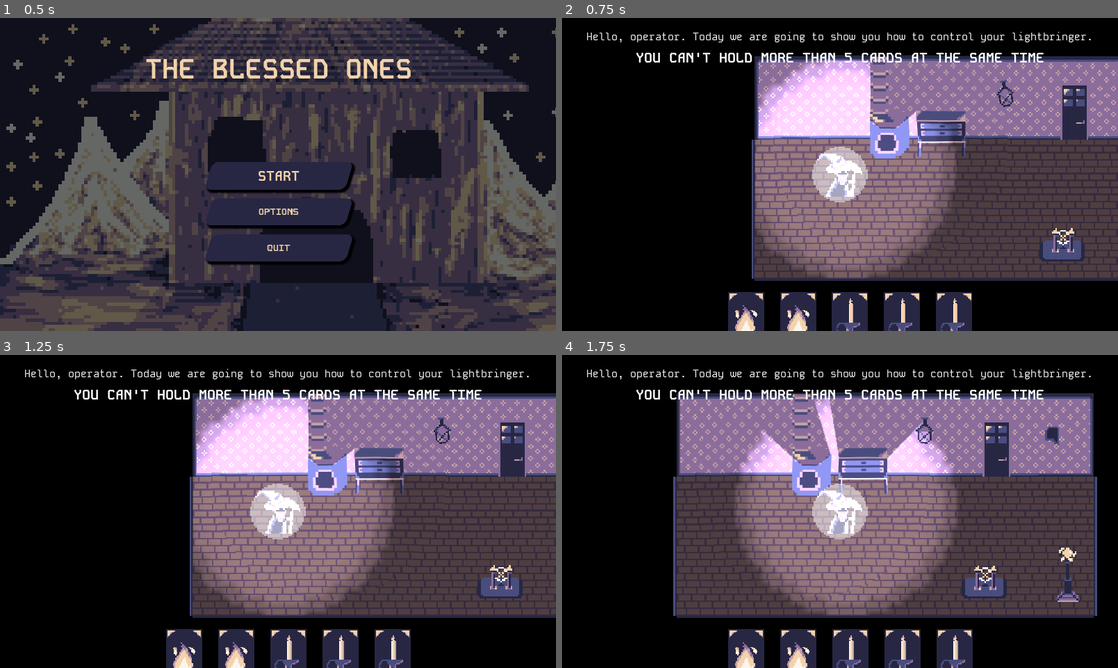
Above: before the commit, frames 1-4 (two rows, left to right).
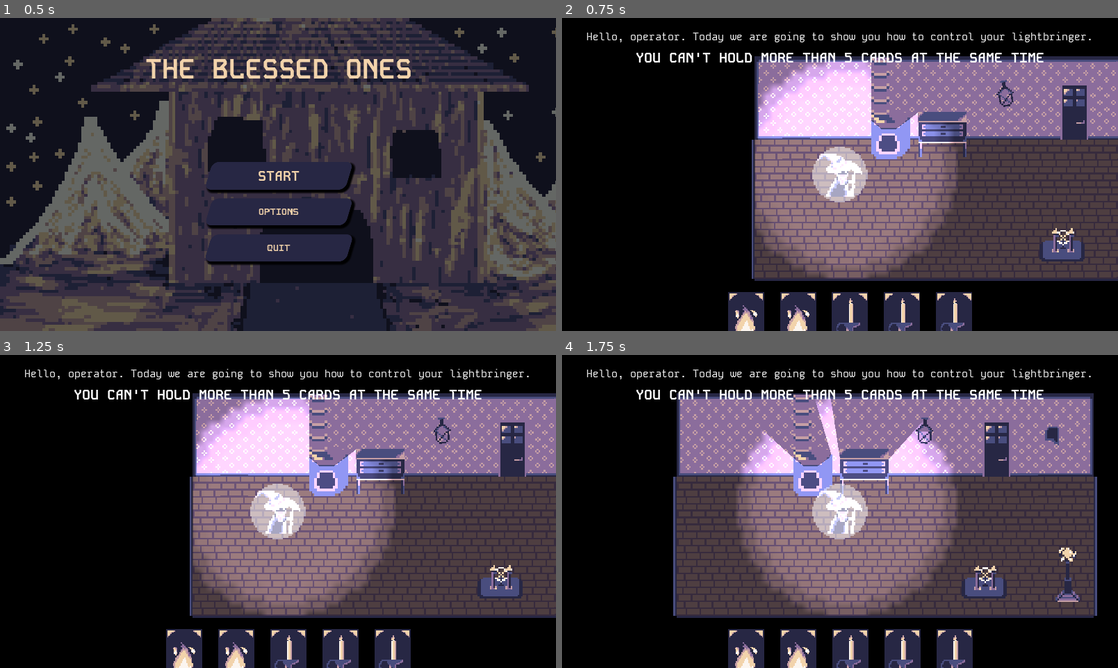
Above: after the commit, the same moments.

Repository: Salach-Malejkum/pirate-software
Game: Godot game, scene res://Scenes/main_menu.tscn
Same seed, same stepped clock (60 frames per second), same inputs: the game is played once before the commit and once after it.
Inputs (mouse positions are in pixels of both pictures, inside the frame that each line leads up to):
- Up to frame 1 (0.5 s): no input
- Up to frame 2 (0.75 s): click "START" at 0.5 s
- Up to frame 3 (1.25 s): no input
- Up to frame 4 (1.75 s): move the mouse to (890, 470) at 1.27 s; hold D (move_right) from 1.28 s (still down); tap E (open_door) at 1.35 s; click (890, 470) at 1.42 s

Frame 1 is identical in both runs. In frame 2, 4.5% of the frame differs, in the area x 38-81%, y 11-78%; in frame 3, 4.5%; in frame 4, 4.9%, in the area x 23-67%, y 11-78%.

Commit message:
Remove temporary heat_disortion

Diff:
--- a/Scenes/boss_level.tscn
+++ b/Scenes/boss_level.tscn
@@ -10,7 +10,6 @@
 [ext_resource type="PackedScene" uid="uid://c5iwiblniciof" path="res://Scenes/furnace.tscn" id="7_l1u0a"]
 [ext_resource type="PackedScene" uid="uid://bmjpimvwupc8p" path="res://Scenes/steam_engine.tscn" id="8_xh8d8"]
 [ext_resource type="PackedScene" uid="uid://drivg1a0m73sw" path="res://Scenes/lantern.tscn" id="9_h5vst"]
-[ext_resource type="PackedScene" uid="uid://5s0v8c2hbcf5" path="res://Scenes/heat_disortion.tscn" id="9_ipv6k"]
 [ext_resource type="Texture2D" uid="uid://b1adcc3gjpsy2" path="res://ArtAssets/Environment/spawner_idle_spawning.png" id="10_0j8eu"]
 [ext_resource type="Script" path="res://Scripts/lantern.gd" id="10_gi6ev"]
 [ext_resource type="Texture2D" uid="uid://ckce10rmdiya4" path="res://ArtAssets/Environment/lantern.png" id="11_oytrw"]
@@ -272,11 +271,6 @@
 collision_layer = 2
 collision_mask = 4
 
-[node name="HeatDisortion" parent="BossCardInteract/Places For Candles/Candle" instance=ExtResource("9_ipv6k")]
-visible = false
-z_index = 2
-position = Vector2(0, 0)
-
 [node name="Objects" type="Node2D" parent="."]
 
 [node name="Furnace" parent="Objects" instance=ExtResource("7_l1u0a")]
@@ -402,7 +396,6 @@
 sprite_frames = SubResource("SpriteFrames_couei")
 
 [node name="CanvasModulate" type="CanvasModulate" parent="."]
-visible = false
 color = Color(0, 0, 0, 1)
 
 [connection signal="level_entered" from="." to="CircleTransition" method="_on_level_1_level_entered"]
--- a/Scenes/candle.tscn
+++ b/Scenes/candle.tscn
@@ -1,9 +1,10 @@
-[gd_scene load_steps=14 format=3 uid="uid://cn0rp30devw6m"]
+[gd_scene load_steps=18 format=3 uid="uid://bka73swxe7mtq"]
 
 [ext_resource type="Texture2D" uid="uid://dt8ju8vspnib" path="res://ArtAssets/Environment/candle.png" id="1_a3eqh"]
 [ext_resource type="Script" path="res://Scripts/candle.gd" id="1_x8err"]
 [ext_resource type="Texture2D" uid="uid://1vg2qw4odvfq" path="res://ArtAssets/lightmap.png" id="3_dejo8"]
 [ext_resource type="PackedScene" uid="uid://5s0v8c2hbcf5" path="res://Scenes/heat_disortion.tscn" id="4_1jc4y"]
+[ext_resource type="Shader" path="res://Shaders/heat_disortion.gdshader" id="5_31s6v"]
 
 [sub_resource type="CircleShape2D" id="CircleShape2D_3pm15"]
 
@@ -60,6 +61,20 @@
 [sub_resource type="CircleShape2D" id="CircleShape2D_b5uej"]
 radius = 66.0076
 
+[sub_resource type="FastNoiseLite" id="FastNoiseLite_hvv53"]
+
+[sub_resource type="NoiseTexture2D" id="NoiseTexture2D_g7krs"]
+seamless = true
+seamless_blend_skirt = 0.208
+noise = SubResource("FastNoiseLite_hvv53")
+
+[sub_resource type="ShaderMaterial" id="ShaderMaterial_wifqu"]
+shader = ExtResource("5_31s6v")
+shader_parameter/speed = 0.05
+shader_parameter/strength = 0.005
+shader_parameter/direction = Vector2(0.01, -0.006)
+shader_parameter/noise_texture = SubResource("NoiseTexture2D_g7krs")
+
 [node name="Candle" type="Node2D" groups=["Candle"]]
 z_index = 1
 script = ExtResource("1_x8err")
@@ -92,7 +107,7 @@
 shape = SubResource("CircleShape2D_b5uej")
 
 [node name="HeatDisortion" parent="." instance=ExtResource("4_1jc4y")]
-visible = false
+material = SubResource("ShaderMaterial_wifqu")
 position = Vector2(0, 5.36442e-06)
 scale = Vector2(122.138, 118)
 
--- a/Scenes/furnace.tscn
+++ b/Scenes/furnace.tscn
@@ -1,9 +1,8 @@
-[gd_scene load_steps=20 format=3 uid="uid://c5iwiblniciof"]
+[gd_scene load_steps=15 format=3 uid="uid://c5iwiblniciof"]
 
 [ext_resource type="Script" path="res://Scripts/furnace.gd" id="1_2v6qf"]
 [ext_resource type="Texture2D" uid="uid://b5q2sqlfi05y7" path="res://ArtAssets/Environment/furnance_animated.png" id="1_bgbe2"]
 [ext_resource type="Texture2D" uid="uid://1vg2qw4odvfq" path="res://ArtAssets/lightmap.png" id="3_r6s3t"]
-[ext_resource type="PackedScene" uid="uid://5s0v8c2hbcf5" path="res://Scenes/heat_disortion.tscn" id="4_rrt74"]
 
 [sub_resource type="RectangleShape2D" id="RectangleShape2D_g4tyi"]
 size = Vector2(16, 20)
@@ -66,36 +65,6 @@
 [sub_resource type="CircleShape2D" id="CircleShape2D_0cwhy"]
 radius = 49.3739
 
-[sub_resource type="Shader" id="Shader_4jnbf"]
-code = "shader_type canvas_item;
-render_mode unshaded;
-
-uniform sampler2D screen_texture: hint_screen_texture;
-uniform sampler2D noise_texture;
-uniform float speed: hint_range(0.02, 0.1) = 0.01;
-uniform float strength: hint_range(0.001, 0.03) = 0.02;
-uniform vec2 direction;
-
-void fragment() {
-	float noise = texture(noise_texture, UV + TIME * speed).r;
-	vec2 disortion = vec2(noise) * direction;
-	COLOR = texture(screen_texture, SCREEN_UV + disortion - disortion * strength / 2.);
-}
-"
-
-[sub_resource type="FastNoiseLite" id="FastNoiseLite_cvtbw"]
-
-[sub_resource type="NoiseTexture2D" id="NoiseTexture2D_kwpd5"]
-seamless = true
-noise = SubResource("FastNoiseLite_cvtbw")
-
-[sub_resource type="ShaderMaterial" id="ShaderMaterial_iaubk"]
-shader = SubResource("Shader_4jnbf")
-shader_parameter/speed = 0.05
-shader_parameter/strength = 0.005
-shader_parameter/direction = Vector2(0.004, 0.004)
-shader_parameter/noise_texture = SubResource("NoiseTexture2D_kwpd5")
-
 [node name="Furnace" type="Node2D" groups=["card_interactable"]]
 scale = Vector2(1.5, 1.5)
 script = ExtResource("1_2v6qf")
@@ -142,10 +111,6 @@
 [node name="CollisionShape2D" type="CollisionShape2D" parent="PointLight2D/DamageArea"]
 shape = SubResource("CircleShape2D_0cwhy")
 
-[node name="HeatDisortion" parent="." instance=ExtResource("4_rrt74")]
-material = SubResource("ShaderMaterial_iaubk")
-position = Vector2(0, 13.3333)
-
 [connection signal="input_event" from="InteractArea" to="." method="_on_interact_area_input_event"]
 [connection signal="mouse_entered" from="InteractArea" to="." method="_on_interact_area_mouse_entered"]
 [connection signal="mouse_exited" from="InteractArea" to="." method="_on_interact_area_mouse_exited"]
--- a/Scenes/heat_disortion.tscn
+++ b/Scenes/heat_disortion.tscn
@@ -6,6 +6,7 @@
 
 [sub_resource type="NoiseTexture2D" id="NoiseTexture2D_g7krs"]
 seamless = true
+seamless_blend_skirt = 0.208
 noise = SubResource("FastNoiseLite_hvv53")
 
 [sub_resource type="ShaderMaterial" id="ShaderMaterial_pcf4w"]
--- a/Scenes/level1.tscn
+++ b/Scenes/level1.tscn
@@ -135,7 +135,6 @@
 [node name="Walls" type="Node2D" parent="Light"]
 
 [node name="CanvasModulate" type="CanvasModulate" parent="Light"]
-visible = false
 color = Color(0, 0, 0, 1)
 
 [node name="Spawners" type="Node2D" parent="."]
--- a/Scenes/level2.tscn
+++ b/Scenes/level2.tscn
@@ -544,7 +544,6 @@
 sprite_frames = SubResource("SpriteFrames_couei")
 
 [node name="CanvasModulate" type="CanvasModulate" parent="."]
-visible = false
 color = Color(0, 0, 0, 1)
 
 [node name="CircleTransition" parent="." instance=ExtResource("7_4iy0l")]
--- a/Scripts/candle.gd
+++ b/Scripts/candle.gd
@@ -10,7 +10,6 @@
 @onready var anim_sprite : AnimatedSprite2D = $CandleSprite
 var enemy_arr = []
 @onready var light = $PointLight2D
-@onready var heat_disortion = $HeatDisortion
 
 func _ready():
 	anim_sprite.play("idle")
@@ -41,7 +40,6 @@
 			GameManager.card_used.emit()
 			light_candle()
 		elif  GameManager.selected_card.card_type == Globals.card_types.WATER:
-			heat_disortion.visible = false
 			AudioPlayer.play_sfx("water_card")
 			GameManager.card_used.emit()
 			light.energy = 0.0
@@ -49,7 +47,6 @@
 
 
 func light_candle():
-	heat_disortion.visible = true
 	light.energy = Globals.interactable_light_energy
 	anim_sprite.play("fire")
 	AudioPlayer.play_sfx("lit_candle")
@@ -58,7 +55,6 @@
 func _process(delta):
 	if light.energy <= 0.1:
 		anim_sprite.play("idle")
-		heat_disortion.visible = false
 	for enemy in enemy_arr:
 		if not is_instance_valid(enemy):
 			enemy_arr.erase(enemy)
--- a/Scripts/furnace.gd
+++ b/Scripts/furnace.gd
@@ -9,7 +9,6 @@
 var enemy_arr = []
 @onready var anim_sprite : AnimatedSprite2D = $Static/FurnaceSprite
 @onready var light = $PointLight2D
-@onready var heat_disortion = $HeatDisortion
 @export var is_tutorial : bool = false
 var _is_tutorial_progressed : bool = false
 
@@ -46,12 +45,10 @@
 		if GameManager.selected_card.card_type == Globals.card_types.FIRE:
 			GameManager.card_used.emit()
 			light.energy = Globals.interactable_light_energy
-			#heat_disortion.visible = true
 			anim_sprite.play("fire")
 			AudioPlayer.play_sfx("fire_card")
 			AudioPlayer.play_timed_sfx("furnance_fire", furnance_stop)
 		elif  GameManager.selected_card.card_type == Globals.card_types.WATER:
-			#heat_disortion.visible = false
 			AudioPlayer.play_sfx("water_card")
 			GameManager.card_used.emit()
 			light.energy = 0.0
@@ -65,7 +62,6 @@
 
 func _process(delta):
 	if light.energy <= 0.1:
-		#heat_disortion.visible = false
 		anim_sprite.play("idle")
 		emit_signal("furnance_stop")
 
Not shown: 1 places in Scenes/boss_level.tscn that only renumber resources
